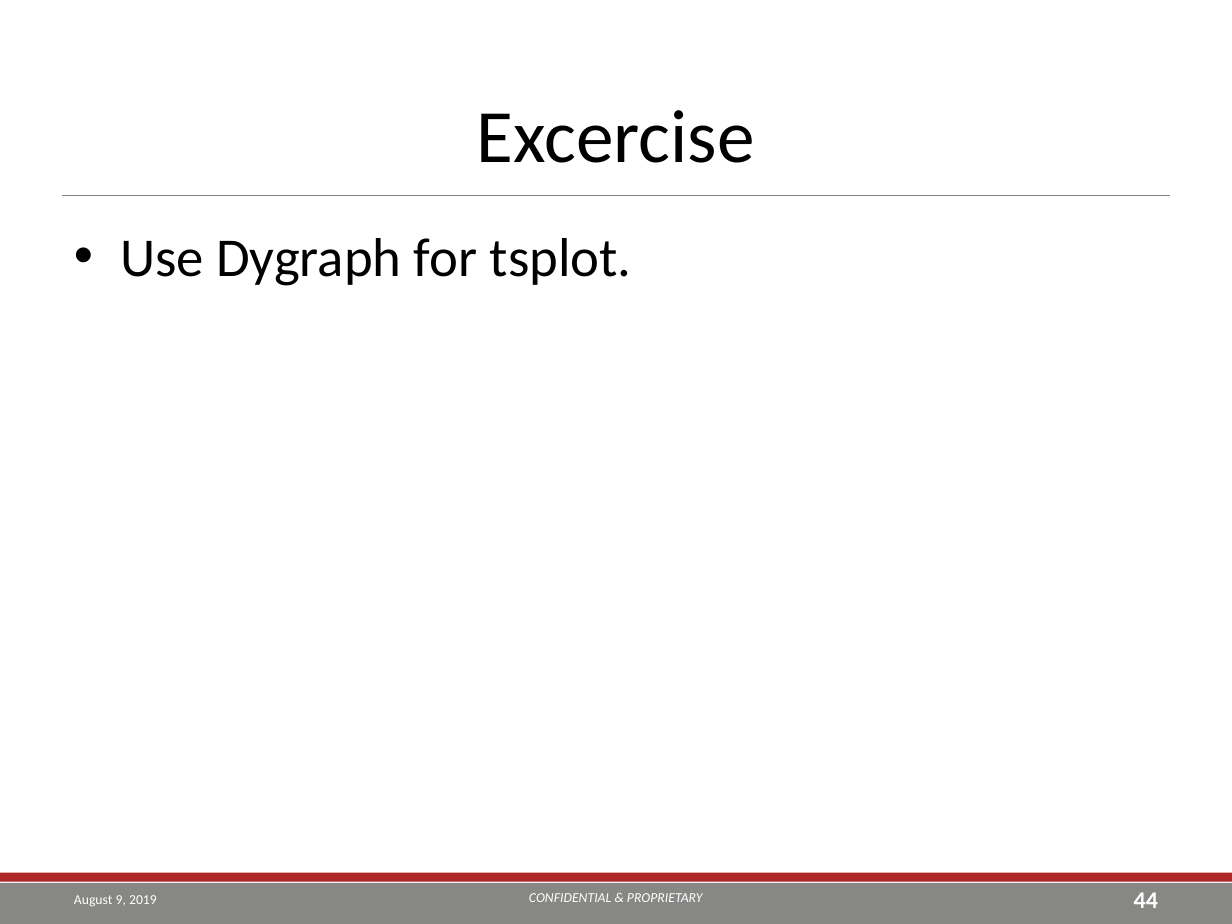
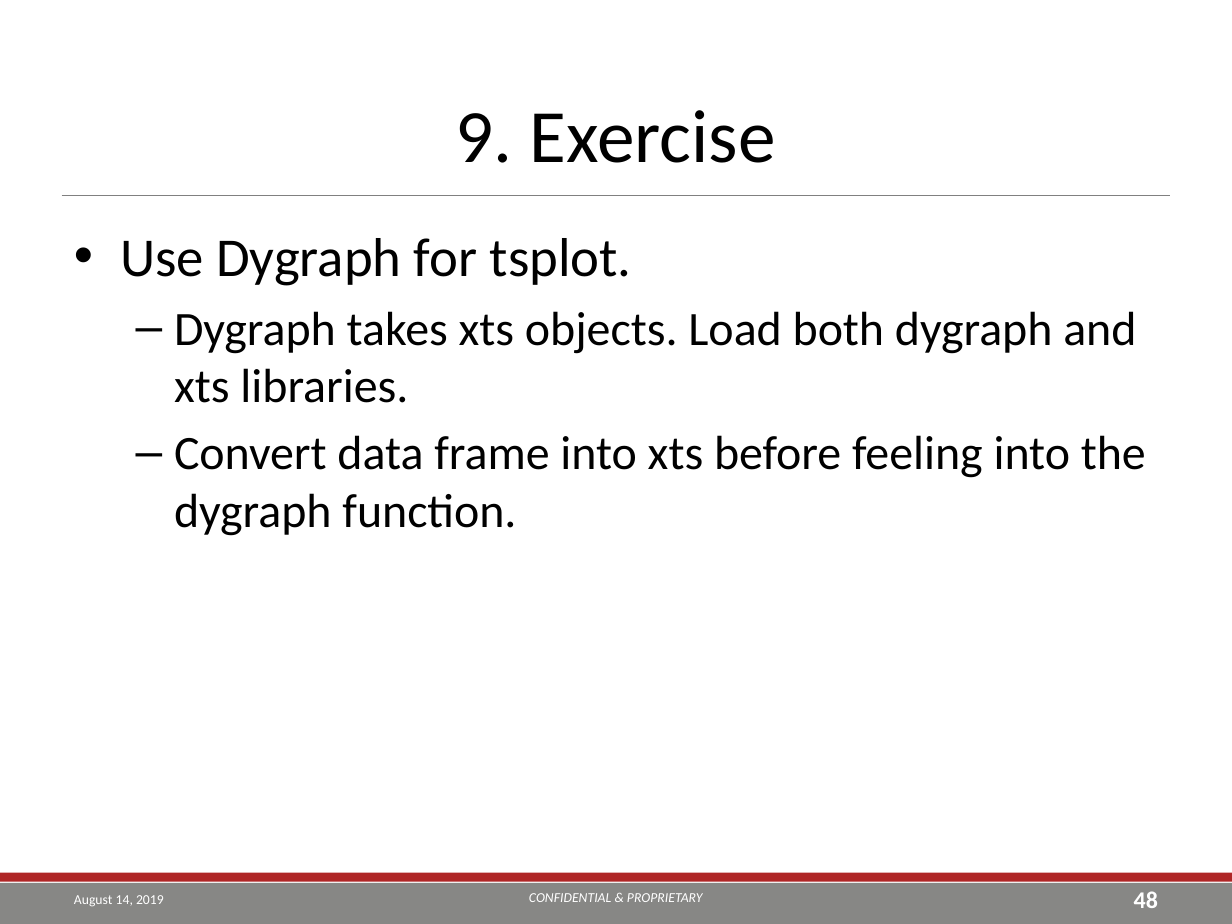
Before and after one commit to TEA-Analytics/ShinyWorkshop, a slide deck: slide 48 of Day 1.pptx (slide 44 before the commit). Drawn at 1232x924 pixels with LibreOffice and Linux fonts; fonts in the diff are those of the drawing; background and template pictures are left out. Boxes give left, top, right and bottom in pixels: in the first picture for what was removed or moved away, otherwise in the second. Text is boxed around its words. In the diff, an @@ line names an element or a change of style, - is before the commit and + after.

```diff
--- a/Day 1.pptx
+++ b/Day 1.pptx
@@ title at [456,110,776,163]: text changed @@
-Excercise
+9. Exercise
@@ text at [174,311,1146,536]: paragraphs added @@
+  – Dygraph takes xts objects. Load both dygraph and xts libraries.
+  – Convert data frame into xts before feeling into the dygraph function.
@@ text at [74,895,164,906]: text changed @@
-August 9, 2019
+August 14, 2019
@@ page number at [1134,891,1158,908]: text changed @@
-44
+48
```
Also in this commit, not shown: 49 other slides changed, 5 slides added, 47 other files.
